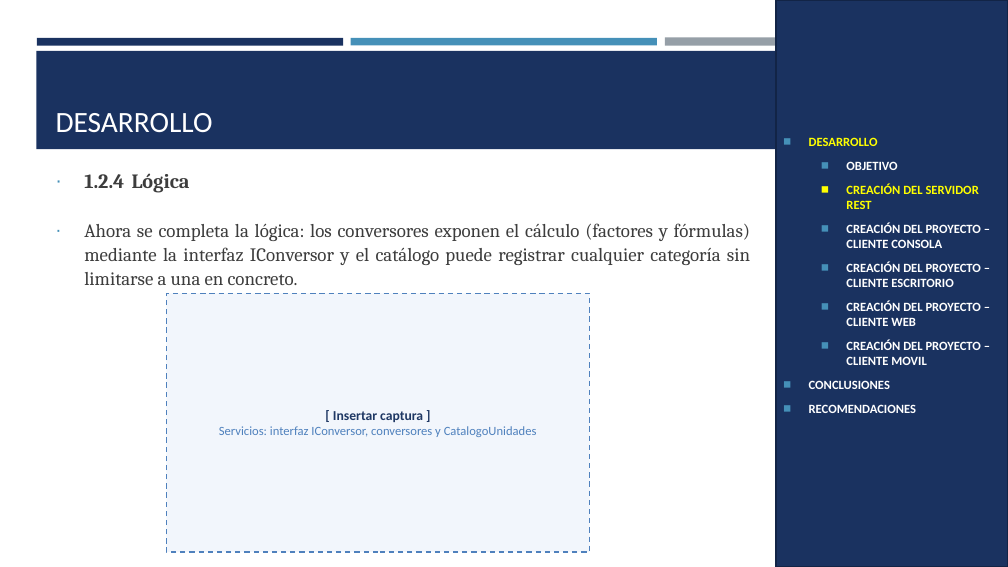
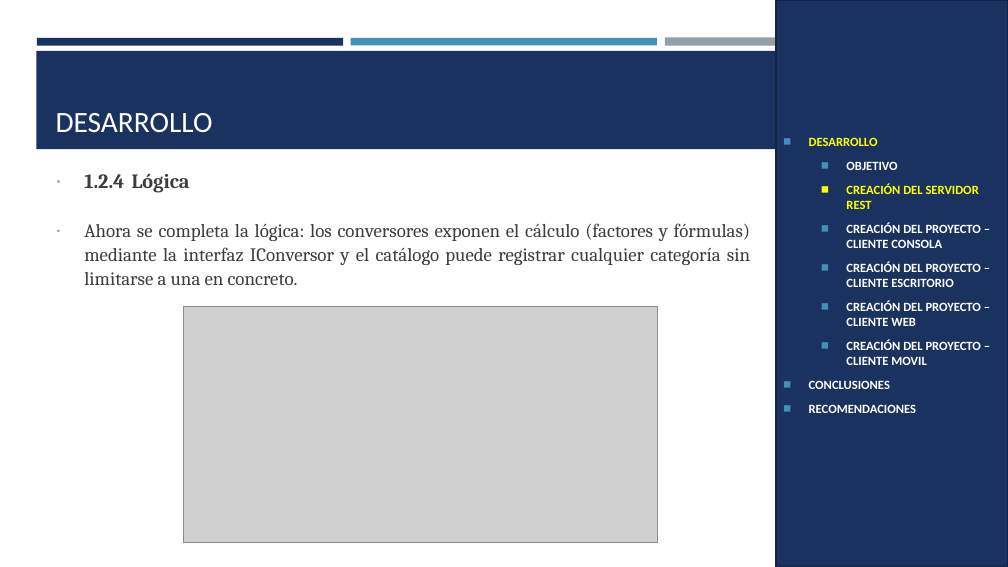
Before and after one commit to ldmoran/PAO202651_ARQSOFT_NRC36883, a slide deck: slide 28 of P1/TI.1.4. PAO202651_RESTFUL_DOTNET_SINBDD_NRC_36883_GR07/05. DOCUMENTACION/PRESENTACION TI.1.4. RESTFUL sin BDD en DOTNET GR07.pptx. Drawn at 1008x567 pixels with LibreOffice and Linux fonts; fonts in the diff are those of the drawing; grey boxes stand for pictures. Boxes give left, top, right and bottom in pixels: in the first picture for what was removed or moved away, otherwise in the second. Text is boxed around its words. In the diff, an @@ line names an element or a change of style, - is before the commit and + after.

```diff
--- a/P1/TI.1.4. PAO202651_RESTFUL_DOTNET_SINBDD_NRC_36883_GR07/05. DOCUMENTACION/PRESENTACION TI.1.4. RESTFUL sin BDD en DOTNET GR07.pptx
+++ b/P1/TI.1.4. PAO202651_RESTFUL_DOTNET_SINBDD_NRC_36883_GR07/05. DOCUMENTACION/PRESENTACION TI.1.4. RESTFUL sin BDD en DOTNET GR07.pptx
@@ rectangle removed at (x1=166, y1=293, x2=590, y2=552) @@
-[ Insertar captura ]
-Servicios: interfaz IConversor, conversores y CatalogoUnidades
@@ picture added at (x1=184, y1=306, x2=658, y2=543) @@
```
Also in this commit, not shown: 5 other slides changed, 12 other files.
